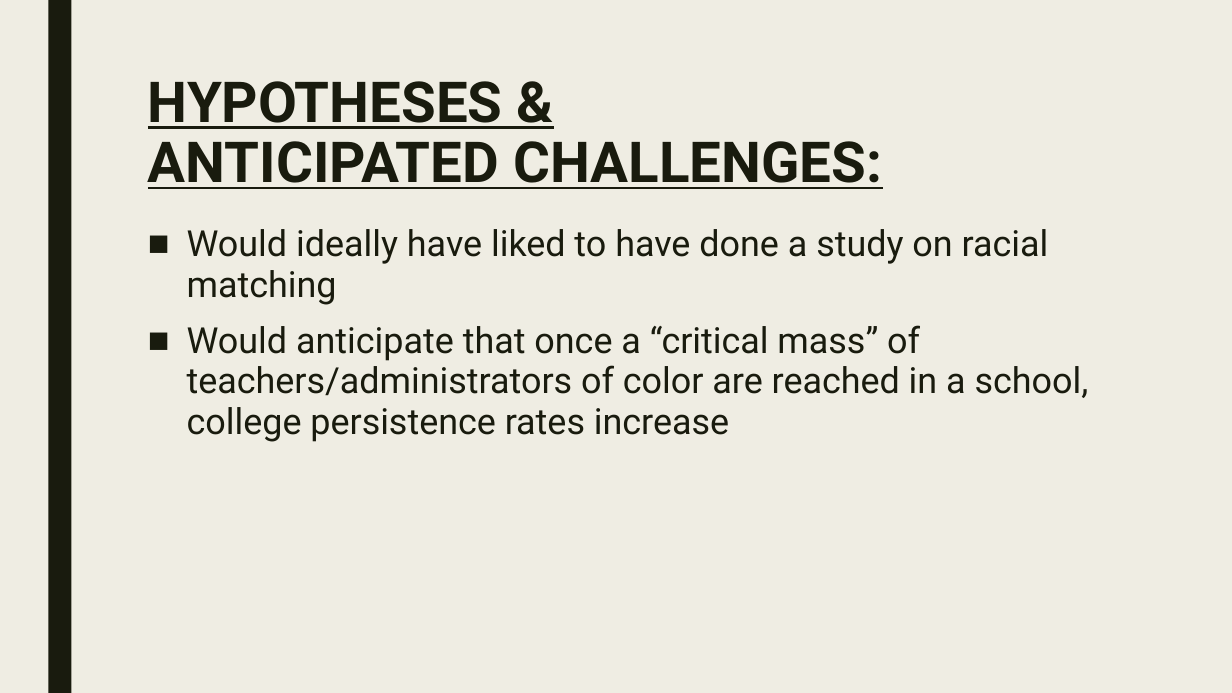
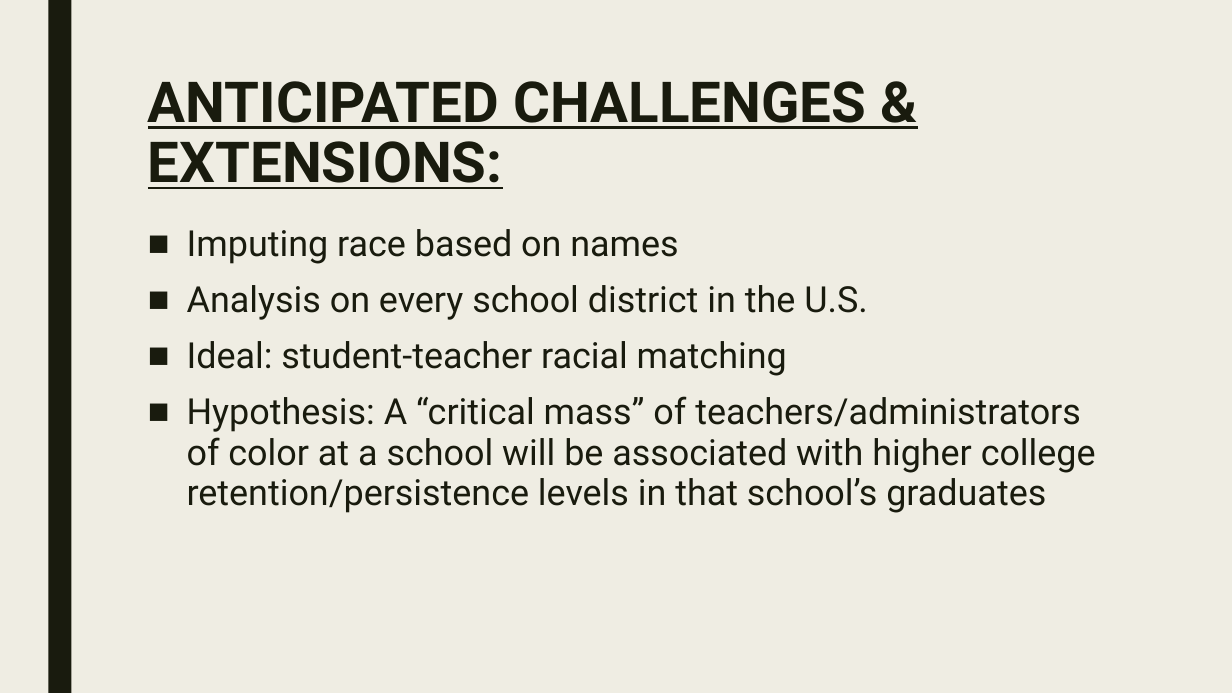
Before and after one commit to Sun-Kev/MACS30200proj, a slide deck: slide 9 of Proposal/proposal_slides.pptx. Drawn at 1232x693 pixels with LibreOffice and Linux fonts; fonts in the diff are those of the drawing. Boxes give left, top, right and bottom in pixels: in the first picture for what was removed or moved away, otherwise in the second. Text is boxed around its words. In the diff, an @@ line names an element or a change of style, - is before the commit and + after.

Commit message:
add pdf slides

```diff
--- a/Proposal/proposal_slides.pptx
+++ b/Proposal/proposal_slides.pptx
@@ title at (148, 81, 866, 189): text changed @@
-HYPOTHESES &
-ANTICIPATED CHALLENGES:
+ANTICIPATED CHALLENGES & EXTENSIONS:
@@ text at (187, 229, 1096, 513): text changed @@
-■ Would ideally have liked to have done a study on racial matching
-■ Would anticipate that once a “critical mass” of teachers/administrators of color are reached in a school, college persistence rates increase
+■ Imputing race based on names
+■ Analysis on every school district in the U.S.
+■ Ideal: student-teacher racial matching
+■ Hypothesis: A “critical mass” of teachers/administrators of color at a school will be associated with higher college retention/persistence levels in that school’s graduates
```
Also in this commit, not shown: 4 other slides changed, 1 other file.
